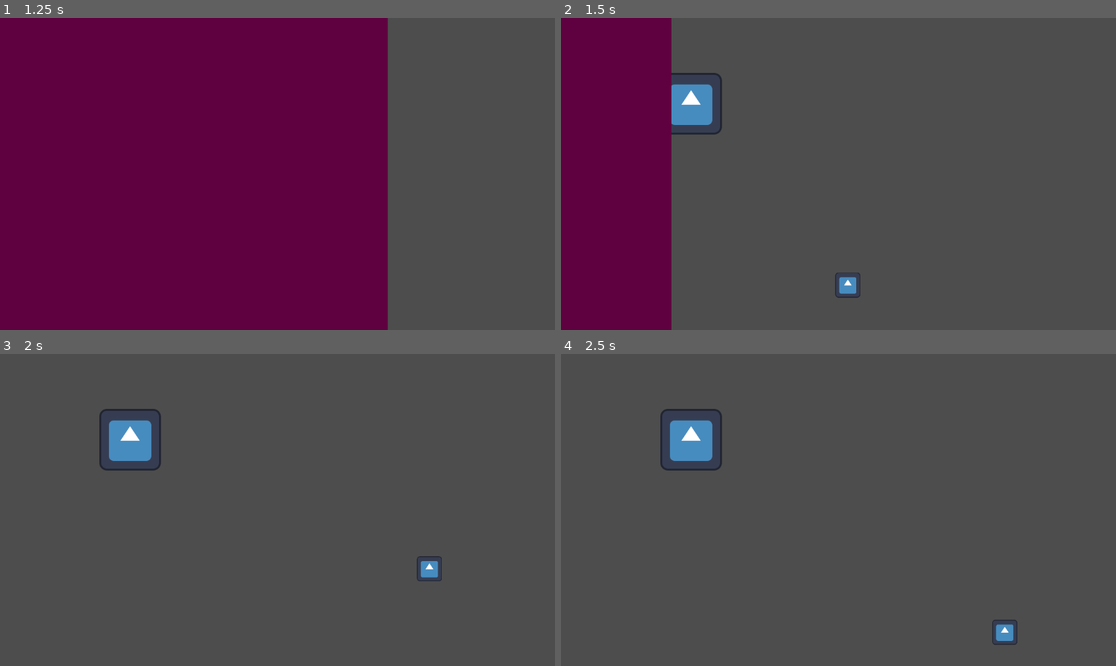
Above: before the commit, frames 1-4 (two rows, left to right).
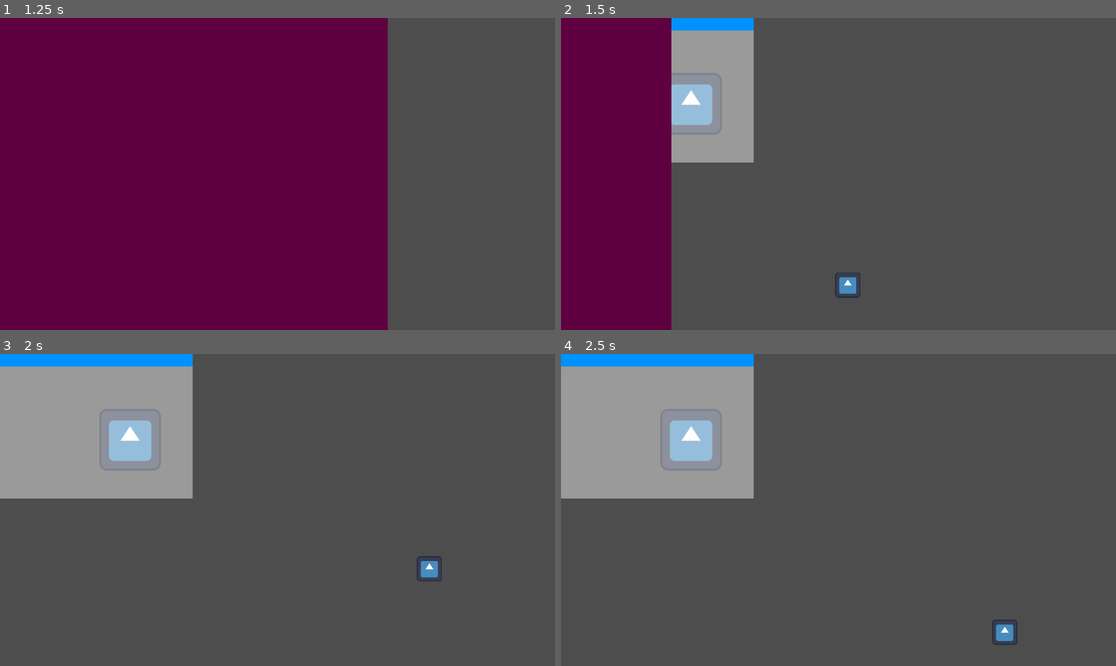
Above: after the commit, the same moments.

Repository: karasikrus/acerola-jam-0
Game: Godot game, scene res://scenes/menu/main_menu.tscn
Same seed, same stepped clock (60 frames per second), same inputs: the game is played once before the commit and once after it. The engine's default icon, where the game draws it, is replaced by a stand-in: a white triangle on a blue panel in a dark square.
Inputs (mouse positions are in pixels of both pictures, inside the frame that each line leads up to):
- Up to frame 1 (1.25 s): click "Play" at 0.5 s
- Up to frame 2 (1.5 s): move the mouse to (960, 158) at 1.27 s; hold Right (ui_right) from 1.28 s (still down); click (960, 158) at 1.42 s
- Up to frame 3 (2 s): keep holding Right (ui_right); tap Space (jump) at 1.52 s
- Up to frame 4 (2.5 s): release Right (ui_right) at 2 s; drag from (727, 525) to (810, 572) at 2.02 s

Frame 1 is identical in both runs. In frame 2, 6.8% of the frame differs, in the area x 19-35%, y 0-47%; in frame 3, 16%, in the area x 0-35%, y 0-47%; in frame 4, 16%.

Commit message:
draggable frame added

Diff:
--- a/project.godot
+++ b/project.godot
@@ -10,7 +10,7 @@
 
 [application]
 
-config/name="Start And Options"
+config/name="Frame Changer"
 run/main_scene="res://scenes/menu/main_menu.tscn"
 config/features=PackedStringArray("4.2", "GL Compatibility")
 config/icon="res://icon.svg"
@@ -33,6 +33,10 @@
 [layer_names]
 
 2d_physics/layer_1="player"
+2d_physics/layer_2="frame"
+2d_physics/layer_3="frame_border"
+2d_physics/layer_4="ground"
+2d_physics/layer_5="frame_area"
 
 [rendering]
 
--- /dev/null
+++ b/scenes/frame/frame.gd
@@ -0,0 +1,42 @@
+extends CharacterBody2D
+class_name Frame
+
+@onready var control = %Control
+
+@export var MAX_VELOCITY = 10
+
+var dragging_distance : float = 0
+var dir := Vector2.ZERO
+var new_position := Vector2.ZERO
+var mouse_in := false
+var dragging := false
+
+func get_control() -> Control:
+	return control
+
+func _input(event):
+	if event is InputEventMouseButton:
+		if event.is_pressed() && mouse_in:
+			dragging_distance = position.distance_to(get_viewport().get_mouse_position())
+			dir = (get_viewport().get_mouse_position() - position).normalized()
+			dragging = true
+			new_position = get_viewport().get_mouse_position() - dragging_distance * dir
+		else:
+			dragging = false
+
+	elif event is InputEventMouseMotion:
+		if dragging:
+			new_position = get_viewport().get_mouse_position() - dragging_distance * dir
+
+func _physics_process(delta):
+	if dragging:
+		velocity = (new_position - position) * Vector2(1, 1) * MAX_VELOCITY
+		move_and_slide()
+
+func on_mouse_entered():
+	mouse_in = true
+	print("mouse in")
+
+func on_mouse_exited():
+	mouse_in = false
+	print("mouse out")
--- /dev/null
+++ b/scenes/frame/frame.tscn
@@ -0,0 +1,60 @@
+[gd_scene load_steps=4 format=3 uid="uid://b10n12mlxvfwp"]
+
+[ext_resource type="Script" path="res://scenes/frame/frame.gd" id="1_k7kdw"]
+
+[sub_resource type="RectangleShape2D" id="RectangleShape2D_hofdf"]
+resource_local_to_scene = true
+size = Vector2(400, 25)
+
+[sub_resource type="RectangleShape2D" id="RectangleShape2D_g42or"]
+resource_local_to_scene = true
+size = Vector2(400, 300)
+
+[node name="Frame" type="CharacterBody2D"]
+collision_layer = 2
+collision_mask = 6
+script = ExtResource("1_k7kdw")
+
+[node name="Control" type="Control" parent="."]
+unique_name_in_owner = true
+layout_mode = 3
+anchors_preset = 0
+offset_right = 400.0
+offset_bottom = 300.0
+mouse_filter = 2
+
+[node name="ColorRect" type="ColorRect" parent="Control"]
+layout_mode = 1
+anchors_preset = 15
+anchor_right = 1.0
+anchor_bottom = 1.0
+grow_horizontal = 2
+grow_vertical = 2
+mouse_filter = 2
+color = Color(1, 1, 1, 0.431373)
+
+[node name="ColorRect" type="ColorRect" parent="Control/ColorRect"]
+layout_mode = 1
+anchors_preset = 10
+anchor_right = 1.0
+offset_bottom = 26.0
+grow_horizontal = 2
+mouse_filter = 2
+color = Color(0, 0.572549, 0.988235, 1)
+
+[node name="FrameTitleArea2D" type="Area2D" parent="."]
+collision_layer = 16
+collision_mask = 17
+
+[node name="CollisionShapeTitle" type="CollisionShape2D" parent="FrameTitleArea2D"]
+position = Vector2(200, 12.5)
+shape = SubResource("RectangleShape2D_hofdf")
+debug_color = Color(0, 0.6, 0.701961, 0.560784)
+
+[node name="CollisionShapeFrame" type="CollisionShape2D" parent="."]
+position = Vector2(200, 150)
+shape = SubResource("RectangleShape2D_g42or")
+debug_color = Color(0, 0.6, 0.701961, 0.560784)
+
+[connection signal="mouse_entered" from="FrameTitleArea2D" to="." method="on_mouse_entered"]
+[connection signal="mouse_exited" from="FrameTitleArea2D" to="." method="on_mouse_exited"]
--- a/scenes/main/main.tscn
+++ b/scenes/main/main.tscn
@@ -1,7 +1,8 @@
-[gd_scene load_steps=3 format=3 uid="uid://bl7kmv1cyrida"]
+[gd_scene load_steps=4 format=3 uid="uid://bl7kmv1cyrida"]
 
 [ext_resource type="Texture2D" uid="uid://bgu4lnsafosmc" path="res://icon.svg" id="1_pe6fa"]
 [ext_resource type="PackedScene" uid="uid://byqoej66h7bf7" path="res://scenes/player/player.tscn" id="2_dxv80"]
+[ext_resource type="PackedScene" uid="uid://b10n12mlxvfwp" path="res://scenes/frame/frame.tscn" id="3_uo74j"]
 
 [node name="Main" type="Node2D"]
 
@@ -18,3 +19,6 @@
 
 [node name="Player" parent="." instance=ExtResource("2_dxv80")]
 position = Vector2(513, 282)
+collision_mask = 8
+
+[node name="Frame" parent="." instance=ExtResource("3_uo74j")]
